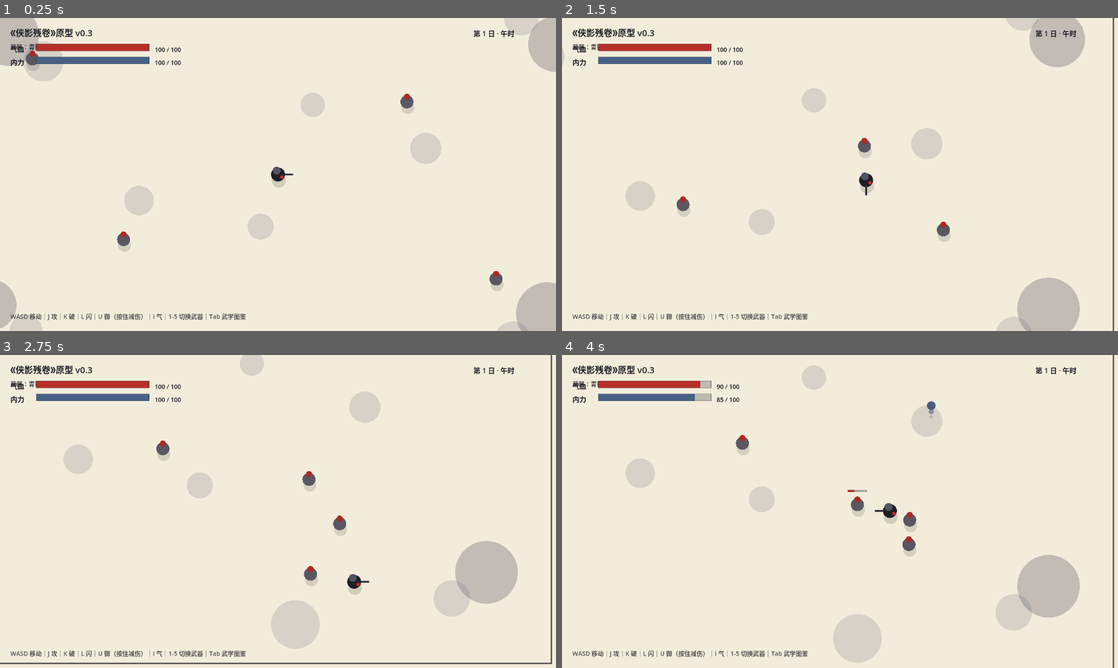
Above: before the commit, frames 1-4 (two rows, left to right).
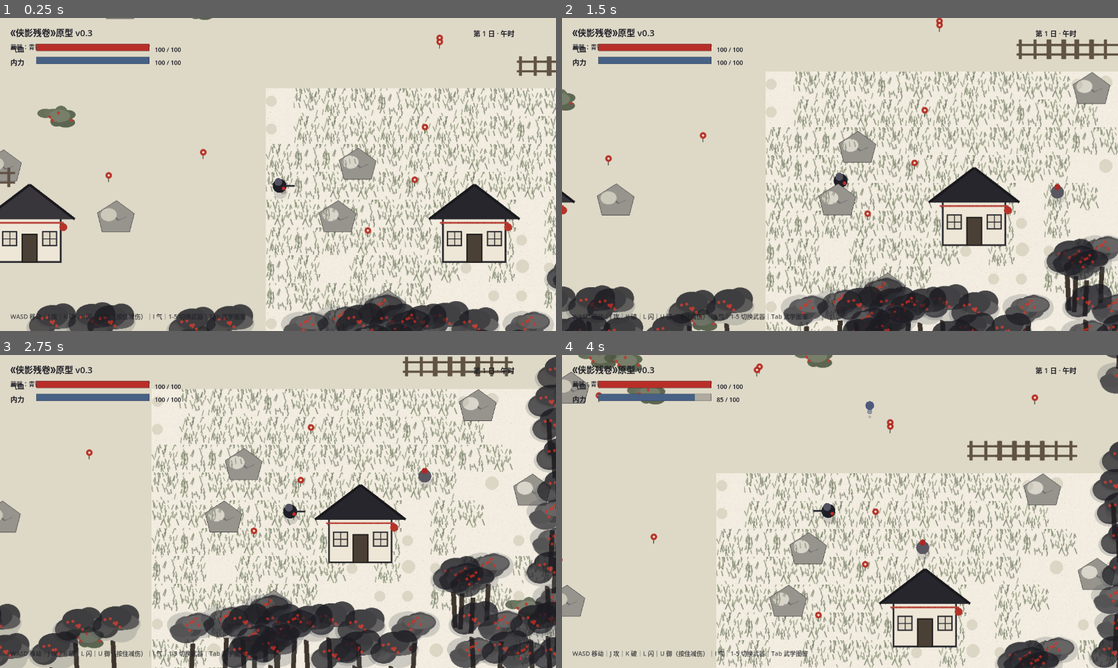
Above: after the commit, the same moments.

Repository: xianshixi26/xiaying-canjuan
Game: Godot game, scene res://scenes/Main.tscn
Two runs of this game, one before a commit and one after it. Both use one fixed random seed, a clock stepped at 60 frames per second and the inputs below.
Inputs:
- Up to frame 1 (0.25 s): no input
- Up to frame 2 (1.5 s): hold D (move_right) 0.53-1.28 s; hold J (attack) 0.53-1.28 s; tap Space at 0.77 s; hold S (move_down) from 1.28 s (still down); tap U (block) at 1.35 s
- Up to frame 3 (2.75 s): tap Space at 1.52 s; release S (move_down) at 2.03 s; hold D (move_right) from 2.03 s (still down); hold L (dodge) from 2.03 s (still down)
- Up to frame 4 (4 s): release D (move_right) at 2.78 s; release L (dodge) at 2.78 s; hold W (move_up) 2.78-3.53 s; tap K (heavy) at 2.85 s; tap Space at 3.02, 3.77 s; hold A (move_left) from 3.53 s (still down); hold I (qi) from 3.53 s (still down)

The runs differ from the first frame. In frame 1, 24% of the frame differs, in the area x 0-100%, y 0-100%; in frame 2, 29%; in frame 3, 36%; in frame 4, 22%.

Commit message:
[Step 0.4] 落雁村地图 v0.1：TileMap地面+道具碰撞+水墨素材生成器

Diff:
--- a/scripts/hud.gd
+++ b/scripts/hud.gd
@@ -5,6 +5,7 @@
 
 var player: Node2D
 var move_list: Array = []
+var place_name := "落雁村"
 
 var _hint_text := ""
 var _hint_time := 0.0
@@ -40,7 +41,7 @@
 		if wpn != null and not wpn.is_empty():
 			wname = str(wpn["name"])
 			wtype = str(wpn["type"])
-	draw_string(font, Vector2(24, 72), "武器：%s（%s）｜按 1-5 切换" % [wname, wtype], HORIZONTAL_ALIGNMENT_LEFT, -1.0, size - 2, Color(0.12, 0.12, 0.15, 0.8))
+	draw_string(font, Vector2(24, 72), "武器：%s（%s）｜按 1-5 切换　　地点：%s" % [wname, wtype, place_name], HORIZONTAL_ALIGNMENT_LEFT, -1.0, size - 2, Color(0.12, 0.12, 0.15, 0.8))
 
 	# 气血 / 内力
 	var hp := 100.0
--- a/scripts/main.gd
+++ b/scripts/main.gd
@@ -1,34 +1,38 @@
 extends Node2D
-## 主场景（原型 v0.1）：水墨占位场景 + 玩家 + 敌人 + HUD
-## 说明：输入动作在此动态注册；后续"按键设置"步骤会迁移到 project.godot 的 [input] 段。
+## 主场景（原型 v0.4）：落雁村地图（D-018 垂直切片）+ 玩家 + 敌人 + HUD
+## 输入动作在此动态注册（后续接入按键设置界面时迁移到 project.godot 的 [input] 段）。
 
 const EnemyScript := preload("res://scripts/enemy.gd")
-
-const PAPER := Color(0.95, 0.93, 0.86)
-const INK_WASH := Color(0.45, 0.45, 0.50, 0.22)
-const INK_WASH_DARK := Color(0.30, 0.30, 0.36, 0.30)
-
-## 场景装饰（固定数据，保证可复现）：[位置, 半径, 深浅]
-var _decor: Array = [
-	[Vector2(-620, -320), 70.0, 0], [Vector2(-540, -260), 46.0, 1],
-	[Vector2(640, -300), 64.0, 0], [Vector2(560, -360), 40.0, 1],
-	[Vector2(-660, 300), 58.0, 0], [Vector2(-580, 360), 38.0, 1],
-	[Vector2(620, 320), 72.0, 0], [Vector2(540, 380), 42.0, 1],
-	[Vector2(-120, -420), 52.0, 1], [Vector2(180, 440), 56.0, 1],
-	[Vector2(-320, 60), 34.0, 1], [Vector2(340, -60), 36.0, 1],
-	[Vector2(-40, 120), 30.0, 1], [Vector2(80, -160), 28.0, 1],
-]
+const MapBuilder := preload("res://scripts/map_builder.gd")
 
 @onready var player: CharacterBody2D = $Player
 @onready var hud: Control = $HUD/HUDPanel
 
 func _ready() -> void:
+	y_sort_enabled = true  # 道具与角色按 y 排序（前后遮挡）
 	_register_actions()
 	_setup_font()
-	_spawn_enemies()
+	var info := MapBuilder.build(self)
+	# 玩家与相机
+	player.position = info["player_spawn"]
+	player.arena_half = info["bounds"].size * 0.5 - Vector2(28, 28)
+	var cam: Camera2D = player.get_node("Camera2D")
+	var b: Rect2 = info["bounds"]
+	cam.limit_left = int(b.position.x)
+	cam.limit_top = int(b.position.y)
+	cam.limit_right = int(b.position.x + b.size.x)
+	cam.limit_bottom = int(b.position.y + b.size.y)
+	# HUD
 	hud.player = player
 	hud.move_list = player.move_list
-	print("《侠影残卷》原型 v0.3 启动成功｜J攻 K破 L闪 U御 I气｜1-5 切换武器（剑/刀/拳掌/暗器/棍）｜同一连招在不同武器下招式不同｜Tab 武学图鉴")
+	hud.place_name = str(info["name"])
+	# 敌人（分布在村庄外围，避免一拥而上）
+	for pos: Vector2 in info["enemy_spawns"]:
+		var enemy := EnemyScript.new()
+		enemy.position = pos
+		enemy.setup(player, pos)
+		add_child(enemy)
+	print("《侠影残卷》原型 v0.4 启动成功｜地图：落雁村｜J攻 K破 L闪 U御 I气｜1-5 切换武器｜Tab 武学图鉴")
 
 ## 注册输入动作（键位草案见 PRD §2.1；仅在动作缺失时创建，避免重复注册）
 func _register_actions() -> void:
@@ -74,21 +78,3 @@
 			print("中文字体已加载：", path)
 			return
 		push_warning("未找到可用中文字体，HUD 中文可能显示为方框")
-
-func _spawn_enemies() -> void:
-	var spawns := [Vector2(320, -180), Vector2(-380, 160), Vector2(520, 260), Vector2(-560, -240), Vector2(140, 420)]
-	for pos: Vector2 in spawns:
-		var enemy := EnemyScript.new()
-		enemy.position = pos
-		enemy.setup(player, pos)
-		add_child(enemy)
-
-func _draw() -> void:
-	# 宣纸底
-	draw_rect(Rect2(-820, -580, 1640, 1160), PAPER)
-	# 远山淡墨（装饰）
-	for item: Array in _decor:
-		var color := INK_WASH_DARK if item[2] == 0 else INK_WASH
-		draw_circle(item[0], item[1], color)
-	# 场地边界（浓墨笔触）
-	draw_rect(Rect2(-770, -530, 1540, 1060), Color(0.12, 0.12, 0.15, 0.85), false, 3.0)
--- /dev/null
+++ b/scripts/map_builder.gd
@@ -0,0 +1,209 @@
+extends RefCounted
+## 地图构建器 · 落雁村（垂直切片第一图，D-018 / D-019）
+## 代码搭建：TileMapLayer 地面（纸地/草地/小径/池塘）+ 装饰道具（树/屋/石/篱/花）+ 碰撞体。
+## 布局为固定噪声与种子，可复现；美术是程序生成的水墨占位纹理（assets/），可整体替换。
+
+const TILE := 64
+const GRID_W := 32
+const GRID_H := 24
+
+const TILE_TEX := {
+	"paper": "res://assets/tiles/paper.png",
+	"grass": "res://assets/tiles/grass.png",
+	"path": "res://assets/tiles/path.png",
+	"water": "res://assets/tiles/water.png",
+}
+const PROP_TEX := {
+	"tree": "res://assets/props/tree.png",
+	"tree2": "res://assets/props/tree2.png",
+	"rock": "res://assets/props/rock.png",
+	"bush": "res://assets/props/bush.png",
+	"hut": "res://assets/props/hut.png",
+	"hut2": "res://assets/props/hut2.png",
+	"fence": "res://assets/props/fence.png",
+	"flower": "res://assets/props/flower.png",
+}
+
+## 构建整张地图；返回 {name, bounds: Rect2, player_spawn: Vector2, enemy_spawns: Array}
+static func build(parent: Node2D) -> Dictionary:
+	var half := Vector2(GRID_W, GRID_H) * float(TILE) * 0.5
+	var info := {
+		"name": "落雁村",
+		"bounds": Rect2(-half, half * 2.0),
+		"player_spawn": _tile_to_world(16, 15),
+		"enemy_spawns": [
+			_tile_to_world(6, 4), _tile_to_world(26, 5), _tile_to_world(28, 18),
+			_tile_to_world(5, 20), _tile_to_world(23, 21), _tile_to_world(11, 8),
+		],
+	}
+	_build_ground(parent)
+	_build_props(parent, info)
+	return info
+
+static func _tile_to_world(tx: int, ty: int) -> Vector2:
+	return Vector2((tx + 0.5) - GRID_W * 0.5, (ty + 0.5) - GRID_H * 0.5) * float(TILE)
+
+static func _hash(n: int) -> float:
+	var s := sin(float(n) * 12.9898 + 78.233) * 43758.5453
+	return s - floor(s)
+
+## 地块类型：十字小径 / 池塘 / 广场 / 草地斑块 / 纸地
+static func _tile_type(tx: int, ty: int) -> String:
+	if ty == 11 or ty == 12 or tx == 15 or tx == 16:
+		return "path"
+	var pond := Vector2(26.5, 18.5)
+	var d := Vector2((tx + 0.5 - pond.x) / 3.4, (ty + 0.5 - pond.y) / 2.4)
+	if d.length() <= 1.0:
+		return "water"
+	if Vector2(tx - 16, ty - 12).length() <= 3.2:
+		return "paper"
+	if _grass_mask(tx, ty):
+		return "grass"
+	return "paper"
+
+static func _grass_mask(tx: int, ty: int) -> bool:
+	var v := sin(tx * 0.31) * cos(ty * 0.27) + sin((tx + ty) * 0.17) * 0.6
+	v += (_hash(tx * 131 + ty * 17) - 0.5) * 0.9
+	return v > 0.25
+
+static func _build_ground(parent: Node2D) -> void:
+	var layer := TileMapLayer.new()
+	layer.name = "Ground"
+	layer.z_index = -1
+	var ts := TileSet.new()
+	ts.tile_size = Vector2i(TILE, TILE)
+	var source_ids := {}
+	for key in TILE_TEX:
+		var src := TileSetAtlasSource.new()
+		src.texture = load(str(TILE_TEX[key]))
+		src.texture_region_size = Vector2i(TILE, TILE)
+		for i in 4:
+			src.create_tile(Vector2i(i, 0))
+		source_ids[key] = ts.add_source(src)
+	layer.tile_set = ts
+	for ty in GRID_H:
+		for tx in GRID_W:
+			var t := _tile_type(tx, ty)
+			var v := int(floor(_hash(tx * 92821 + ty * 68917) * 4.0)) % 4
+			layer.set_cell(Vector2i(tx, ty), int(source_ids[t]), Vector2i(v, 0))
+	parent.add_child(layer)
+
+static func _build_props(parent: Node2D, _info: Dictionary) -> void:
+	var rng := RandomNumberGenerator.new()
+	rng.seed = 20261107
+
+	# ---- 房屋（固定布局，门口朝向主路）----
+	var huts := [
+		[_tile_to_world(8, 7), "hut"], [_tile_to_world(23, 7), "hut2"],
+		[_tile_to_world(7, 18), "hut2"], [_tile_to_world(23, 18), "hut"],
+	]
+	for h in huts:
+		_add_prop(parent, str(PROP_TEX[h[1]]), h[0], "rect", Vector2(180, 120), -6.0)
+
+	# ---- 树：边缘林带 ----
+	for ty in GRID_H:
+		for tx in GRID_W:
+			var edge := tx < 2 or tx > GRID_W - 3 or ty < 2 or ty > GRID_H - 3
+			if not edge:
+				continue
+			var t := _tile_type(tx, ty)
+			if t == "path" or t == "water":
+				continue
+			if rng.randf() > 0.75:
+				continue
+			_add_tree(parent, rng, _tile_to_world(tx, ty) + Vector2(rng.randf_range(-14, 14), rng.randf_range(-10, 10)))
+	# ---- 树丛（村庄外围）----
+	var groves := [Vector2i(5, 4), Vector2i(27, 5), Vector2i(4, 19), Vector2i(27, 20), Vector2i(12, 3), Vector2i(20, 22)]
+	for g in groves:
+		for i in 4:
+			_add_tree(parent, rng, _tile_to_world(g.x, g.y) + Vector2(rng.randf_range(-70, 70), rng.randf_range(-50, 50)))
+
+	# ---- 散布：石 / 灌木 / 花 ----
+	for i in 14:
+		_add_prop(parent, str(PROP_TEX["rock"]), _scatter_tile(rng), "circle", 30.0, -4.0)
+	for i in 12:
+		_add_prop(parent, str(PROP_TEX["bush"]), _scatter_tile(rng), "", 0.0, -2.0)
+	for i in 26:
+		_add_prop(parent, str(PROP_TEX["flower"]), _scatter_tile(rng), "", 0.0, -2.0)
+
+	# ---- 篱笆（田边）----
+	for i in 3:
+		_add_prop(parent, str(PROP_TEX["fence"]), _tile_to_world(3 + i, 15) + Vector2(32, 8), "", 0.0, 0.0)
+	for i in 3:
+		_add_prop(parent, str(PROP_TEX["fence"]), _tile_to_world(25 + i, 11) + Vector2(32, 8), "", 0.0, 0.0)
+
+	# ---- 池塘边缘碰撞（水面不可通行）----
+	for ty in GRID_H:
+		for tx in GRID_W:
+			if _tile_type(tx, ty) != "water":
+				continue
+			var border := false
+			for nb: Vector2i in [Vector2i(1, 0), Vector2i(-1, 0), Vector2i(0, 1), Vector2i(0, -1)]:
+				var n := Vector2i(tx, ty) + nb
+				if n.x < 0 or n.y < 0 or n.x >= GRID_W or n.y >= GRID_H or _tile_type(n.x, n.y) != "water":
+					border = true
+					break
+			if border:
+				var body := StaticBody2D.new()
+				var shape := CollisionShape2D.new()
+				var r := RectangleShape2D.new()
+				r.size = Vector2(TILE, TILE)
+				shape.shape = r
+				body.add_child(shape)
+				body.position = _tile_to_world(tx, ty)
+				parent.add_child(body)
+
+static func _add_tree(parent: Node2D, rng: RandomNumberGenerator, pos: Vector2) -> void:
+	var key := "tree" if rng.randf() > 0.5 else "tree2"
+	_add_prop(parent, str(PROP_TEX[key]), pos, "circle", 26.0, -2.0)
+
+## 随机空地（避开小径/水面/广场/房屋/出生点）
+static func _scatter_tile(rng: RandomNumberGenerator) -> Vector2:
+	for i in 40:
+		var tx := rng.randi_range(2, GRID_W - 3)
+		var ty := rng.randi_range(2, GRID_H - 3)
+		var t := _tile_type(tx, ty)
+		if t == "path" or t == "water":
+			continue
+		if Vector2(tx - 16, ty - 12).length() < 3.5:
+			continue
+		if Vector2(tx - 16, ty - 15).length() < 2.2:
+			continue
+		var near_hut := false
+		for h in [Vector2i(8, 7), Vector2i(23, 7), Vector2i(7, 18), Vector2i(23, 18)]:
+			if Vector2(tx - h.x, ty - h.y).length() < 2.6:
+				near_hut = true
+				break
+		if near_hut:
+			continue
+		return _tile_to_world(tx, ty) + Vector2(rng.randf_range(-18, 18), rng.randf_range(-12, 12))
+	return Vector2(rng.randf_range(-100, 100), rng.randf_range(-100, 100))
+
+## 添加道具：精灵 + 可选碰撞体；道具原点=贴地位置（供 y-sort 使用）
+static func _add_prop(parent: Node2D, tex_path: String, pos: Vector2, collider_kind: String, col_size, y_offset: float = 0.0) -> void:
+	var tex: Texture2D = load(tex_path)
+	if tex == null:
+		push_warning("贴图缺失: " + tex_path)
+		return
+	var root := Node2D.new()
+	root.position = pos
+	var spr := Sprite2D.new()
+	spr.texture = tex
+	spr.offset = Vector2(0, -tex.get_height() * 0.5 + y_offset)
+	root.add_child(spr)
+	if collider_kind != "":
+		var body := StaticBody2D.new()
+		var shape := CollisionShape2D.new()
+		if collider_kind == "circle":
+			var c := CircleShape2D.new()
+			c.radius = float(col_size)
+			shape.shape = c
+			shape.position = Vector2(0, -c.radius * 0.55)
+		else:
+			var r := RectangleShape2D.new()
+			r.size = col_size
+			shape.shape = r
+			shape.position = Vector2(0, -r.size.y * 0.5 - 8.0)
+		body.add_child(shape)
+		root.add_child(body)
+	parent.add_child(root)
--- a/scripts/player.gd
+++ b/scripts/player.gd
@@ -23,7 +23,8 @@
 const BLOCK_DAMAGE_RATIO := 0.3
 
 const MP_REGEN := 12.0
-const ARENA_HALF := Vector2(760.0, 520.0)
+
+var arena_half := Vector2(760.0, 520.0)  # 场地边界（由地图构建器注入）
 
 var max_hp := 100.0
 var hp := 100.0
@@ -95,7 +96,7 @@
 		velocity = velocity.move_toward(Vector2.ZERO, FRICTION * delta)
 
 	move_and_slide()
-	position = position.clamp(-ARENA_HALF, ARENA_HALF)
+	position = position.clamp(-arena_half, arena_half)
 	queue_redraw()
 
 func _unhandled_input(event: InputEvent) -> void:
Binary file added: assets/props/bush.png
Not shown, added: assets/props/bush.png.import
Binary file added: assets/props/fence.png
Not shown, added: assets/props/fence.png.import
Binary file added: assets/props/flower.png
Not shown, added: assets/props/flower.png.import
Binary file added: assets/props/hut.png
Not shown, added: assets/props/hut.png.import
Binary file added: assets/props/hut2.png
Not shown, added: assets/props/hut2.png.import
Binary file added: assets/props/rock.png
Not shown, added: assets/props/rock.png.import
(and 20 more such lines)
